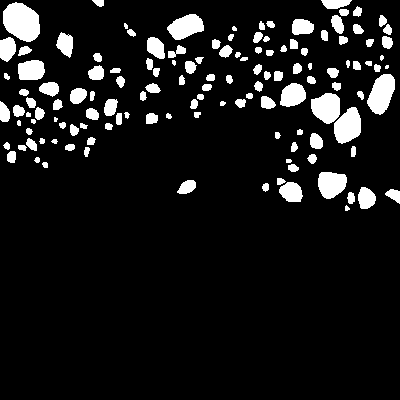
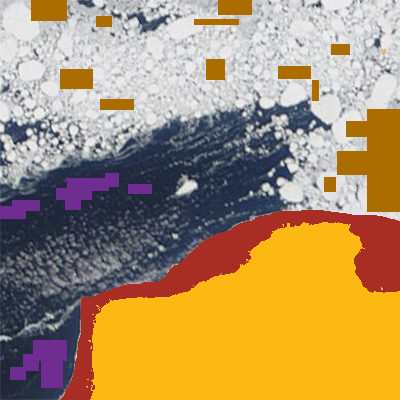
Two versions of the same layered image (400 x 400). Layer-by-layer changes:
hid "ice floes" (1st of 2) over [0, 0, 400, 400]
added layer "ice samples" above "ice floes" over [31, 0, 400, 212]
hid "ice floes" (2nd of 2) over [0, 0, 400, 211]
